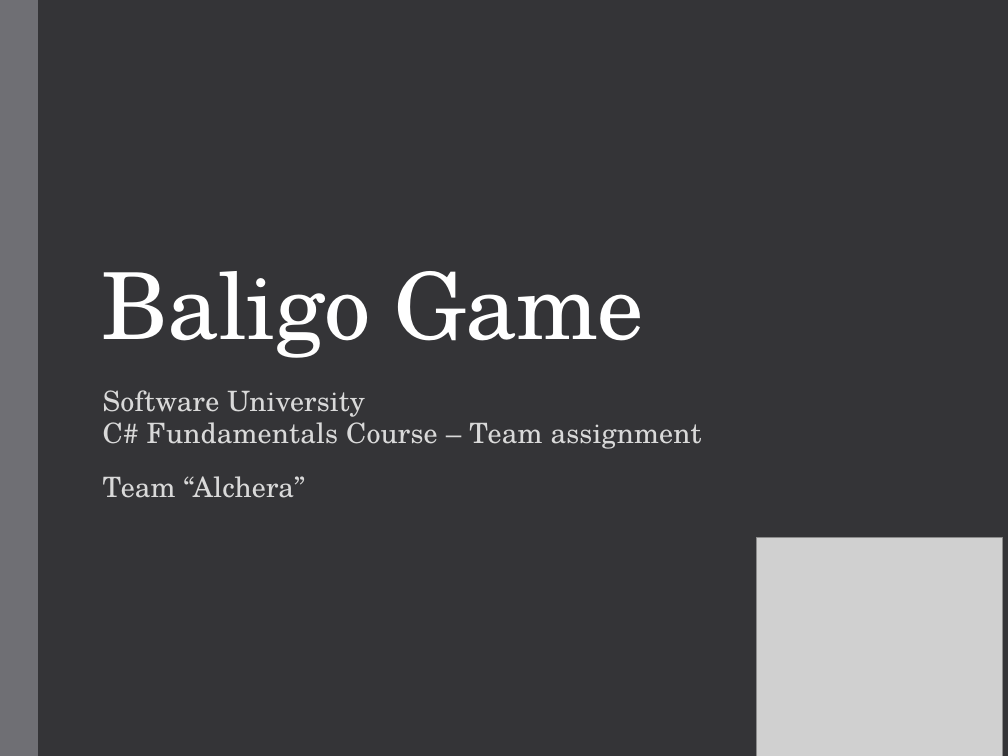
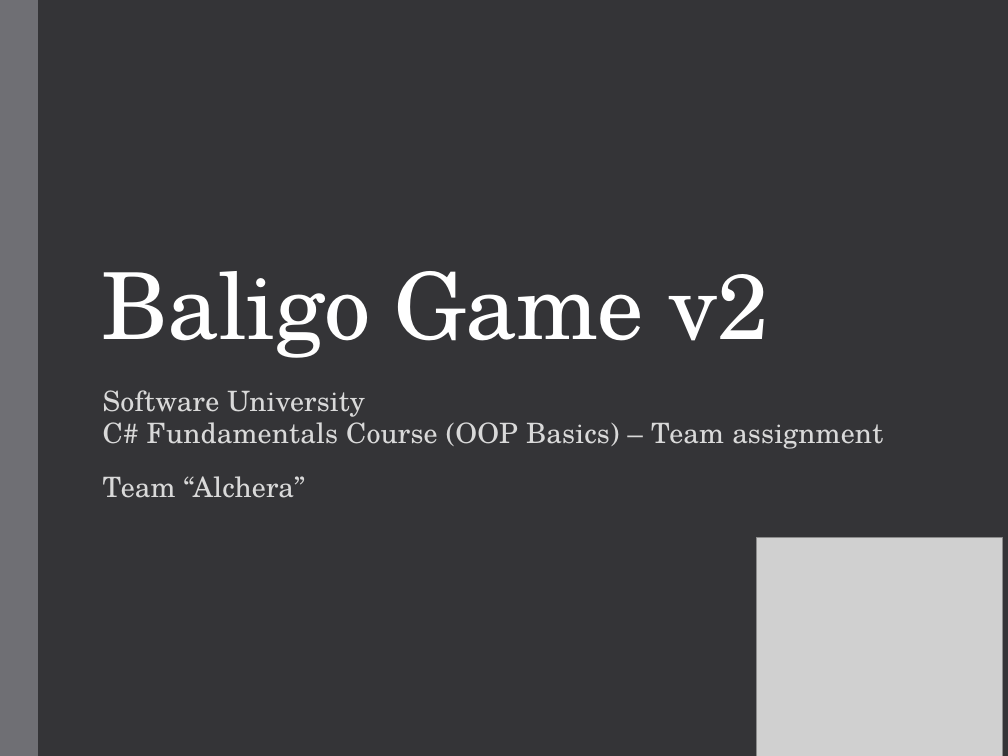
Before and after one commit to Team-Alchera/Baligo, a slide deck: slide 1 of Baligo v2.pptx. Drawn at 1008x756 pixels with LibreOffice and Linux fonts; fonts in the diff are those of the drawing; grey boxes stand for pictures. Boxes give left, top, right and bottom in pixels: in the first picture for what was removed or moved away, otherwise in the second. Text is boxed around its words. In the diff, an @@ line names an element or a change of style, - is before the commit and + after.

```diff
--- a/Baligo v2.pptx
+++ b/Baligo v2.pptx
@@ title at [102, 271, 768, 358]: text changed @@
-Baligo Game
+Baligo Game v2
@@ subtitle at [103, 390, 883, 449]: text changed @@
-Software University
-C# Fundamentals Course – Team assignment
+Software University
+C# Fundamentals Course (OOP Basics) – Team assignment
```
Also in this commit, not shown: 2 other slides changed, 5 other files.
